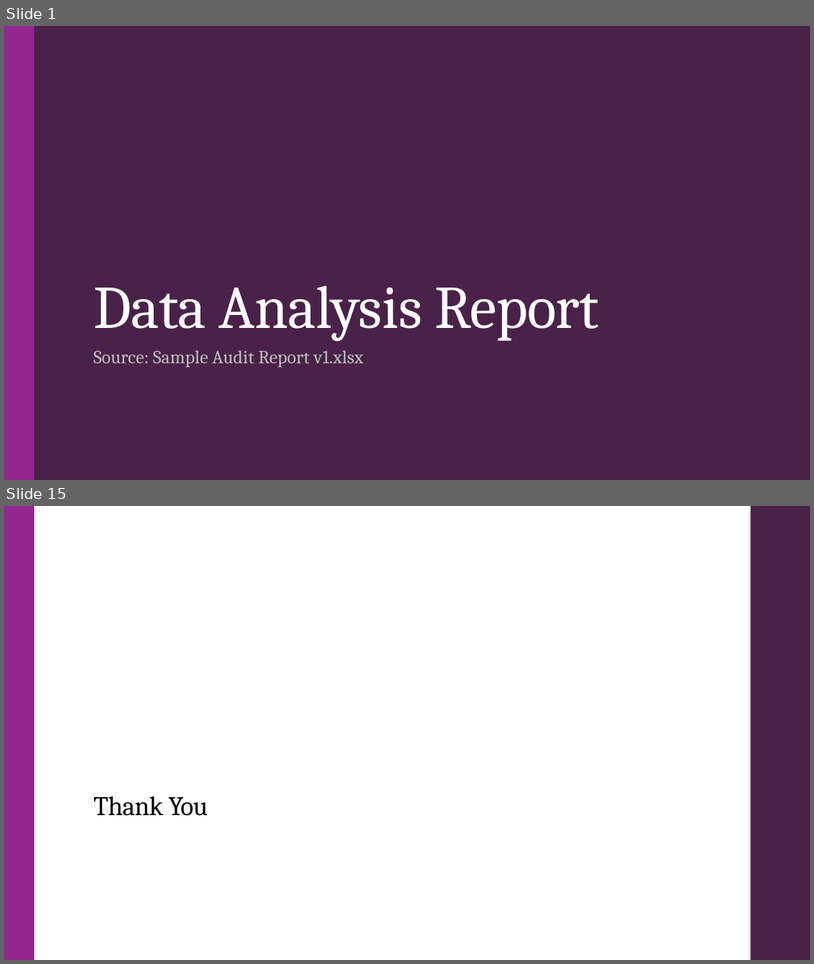
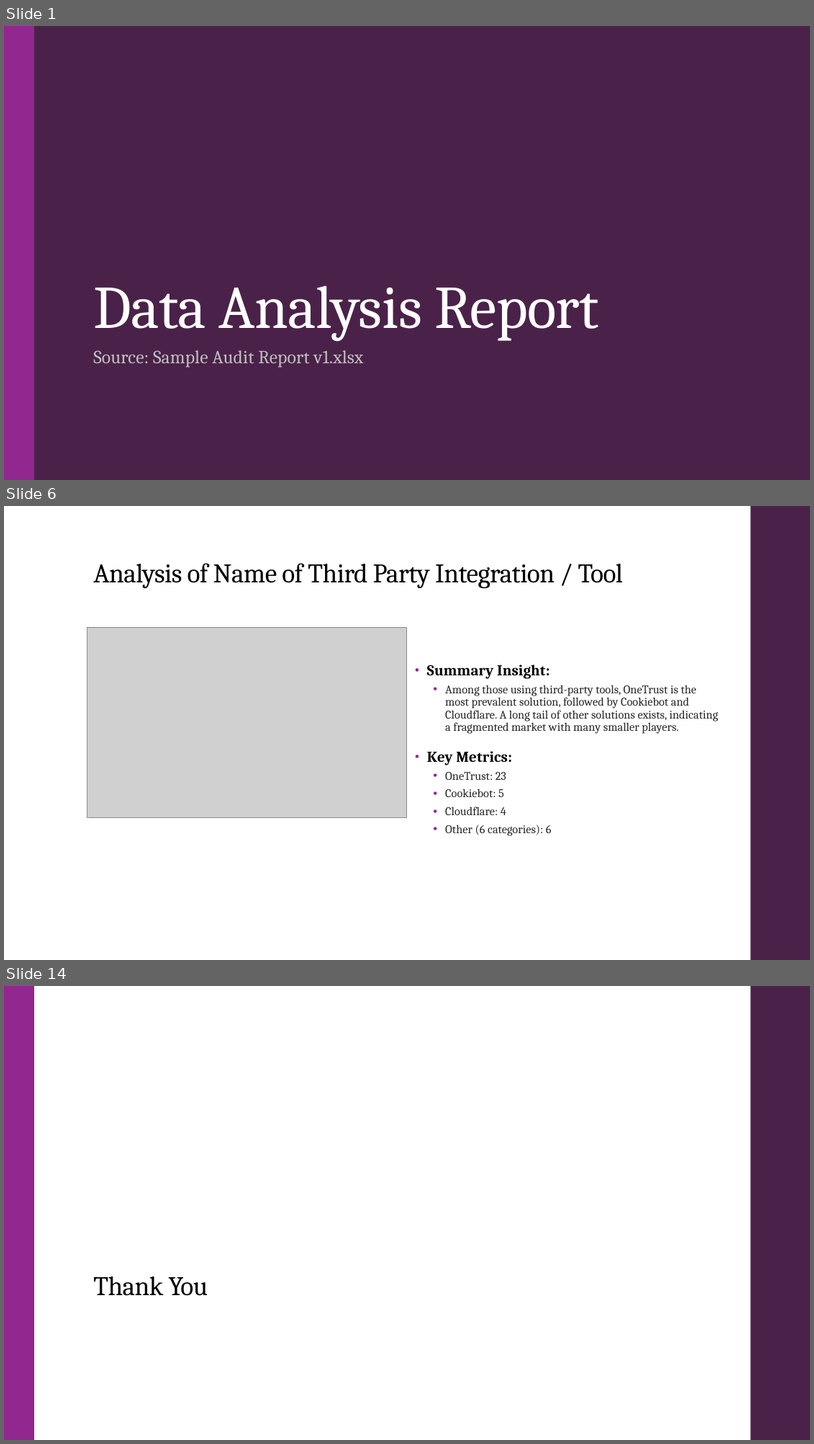
Before and after one commit to droy117/GT_Assignment_PPT_Ex, a slide deck: Debak/Data_Analysis_Report_Report.pptx. Shown one above the other, each under a label of ours: slides 1 and 15 before the commit, slides 1, 6 and 14 after it; the slides between them are not shown. The pictures are 814x964 and 814x1444 pixels, drawn with LibreOffice and Linux fonts; fonts in the diff are those of the drawing; grey boxes stand for pictures. Boxes give left, top, right and bottom in pixels: in the first picture for what was removed or moved away, otherwise in the second. Text is boxed around its words. In the diff, an @@ line names an element or a change of style, - is before the commit and + after.

Commit message:
update ppt and text placement

```diff
--- a/Debak/Data_Analysis_Report_Report.pptx
+++ b/Debak/Data_Analysis_Report_Report.pptx
@@ slide 6 added at (x1=4, y1=506, x2=810, y2=960), background #FFFFFF; not listed: 1 template element that a slide beside it also shows @@
@@ title added at (x1=93, y1=563, x2=623, y2=589), 32 pt, text #000000 @@
+Analysis of Name of Third Party Integration / Tool
@@ picture added at (x1=88, y1=627, x2=407, y2=817) @@
@@ text added at (x1=427, y1=664, x2=719, y2=836), 14 pt, text #262626 @@
+• Summary Insight:
+  • Among those using third-party tools, OneTrust is the most prevalent solution, followed by Cookiebot and Cloudflare. A long tail of other solutions exists, indicating a fragmented market with many smaller players.
+• Key Metrics:
+  • OneTrust: 23
+  • Cookiebot: 5
+  • Cloudflare: 4
+  • Other (6 categories): 6
@@ what was slide 15 is now slide 14 @@
```
Also in this commit, not shown: 1 slide changed, 10 other slides added, 12 slides removed, 7 other files.
